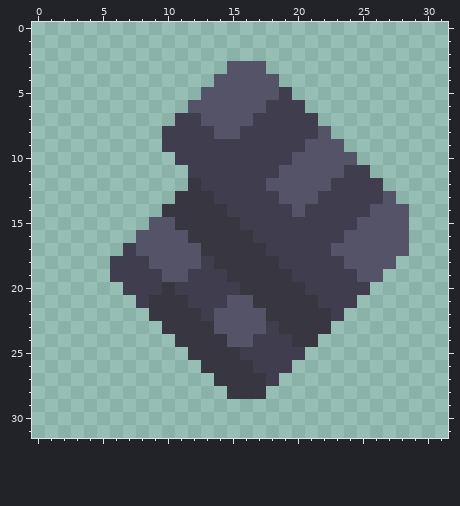
File history of a pixel-art sprite, sprites/items/graphene.png. The picture above was drawn from the file before the commit.
The file is 32x32 pixels.
New version:
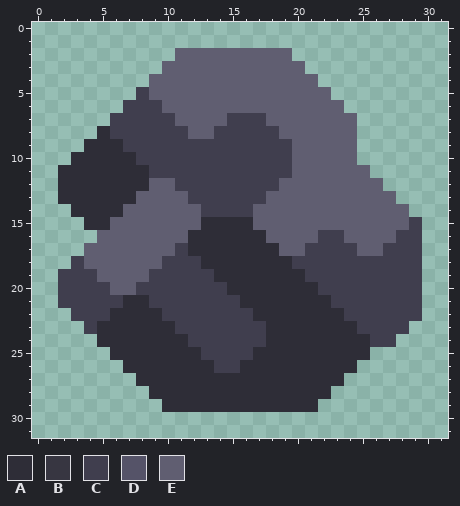
Palette (. is transparent): A #2e2d37  B #373641  C #403e4e  D #555368  E #605e71
Change:
Changed rows in their new state; - is an unchanged pixel.
first column x 2:
 2 ---------EEEEEEEEE----------
 3 --------EEEEEEEEEEE---------
 4 -------EEEEEEEEEEEEE--------
 5 ------CEEEEEEEEEEEEEE-------
 6 -----CCCEEEEEEEEEEEEEE------
 7 ----CCCCCEEEECC-EEEEEEE-----
 8 ---ACCCC--EECC---EEEEEE-----
 9 --AAACCC----------EEEEE-----
10 -AAAAACCC---------EEEEE-----
11 AAAAAAACCC-------CEEEEEE----
12 AAAAAAAEECC-----CEEEEEEEE---
13 AAAAAAEEEECC----EEEEEEEEEE--
14 -AAAAEEEEEECC--EEEEEEEEEEEE-
15 --AAEEEEEEEAAAAEEEEEEEEEEEEC
16 ---EEEEEEEAAAAAAEEEE--EEEECC
17 --EEEEEEECAAAAAAAEE--CCEECCC
18 -CEEEEEECCCAAAAAAA----CCCCCC
19 CCCEEEE-CC--AAAAAAA----CCCCC
20 CCCCEE--C----AAAAAAA----CCCC
21 CCCCCAACCC---CAAAAAAA--CCCCC
22 -CCCAAAACCC-CCCAAAAAAACCCCCC
23 --CAAAAAACCCCCCCAAAAAAACCCC-
24 ---AAAAAAACCCCC-AAAAAAAACC--
25 ----AAAAAAACCC-AAAAAAAAA----
26 -----AAAAAAACCAAAAAAAAA-----
27 ------AAAAAAAAAAAAAAAA------
28 -------AAAAAAAAAAAAAA-------
29 --------AAAAAAAAAAAA--------
